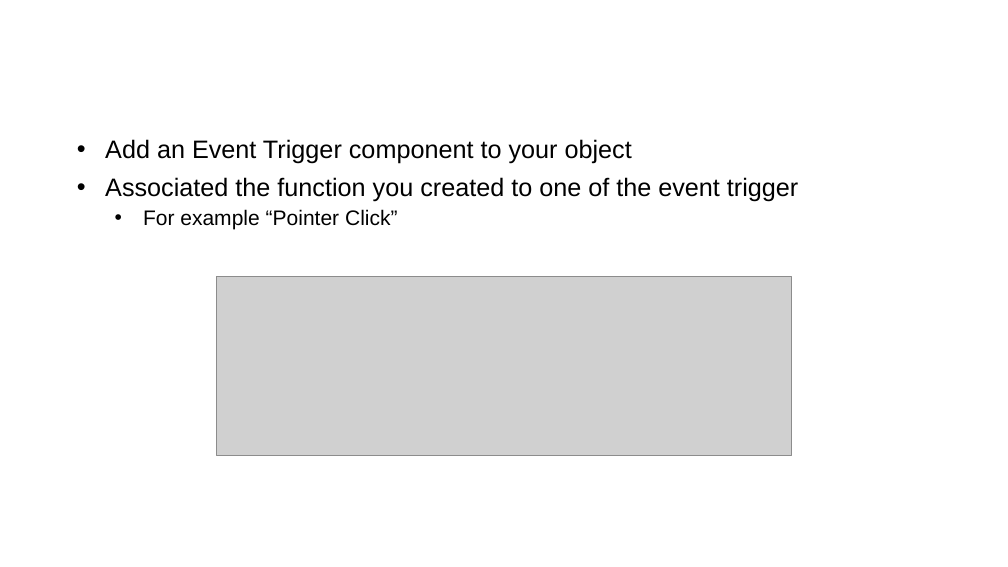
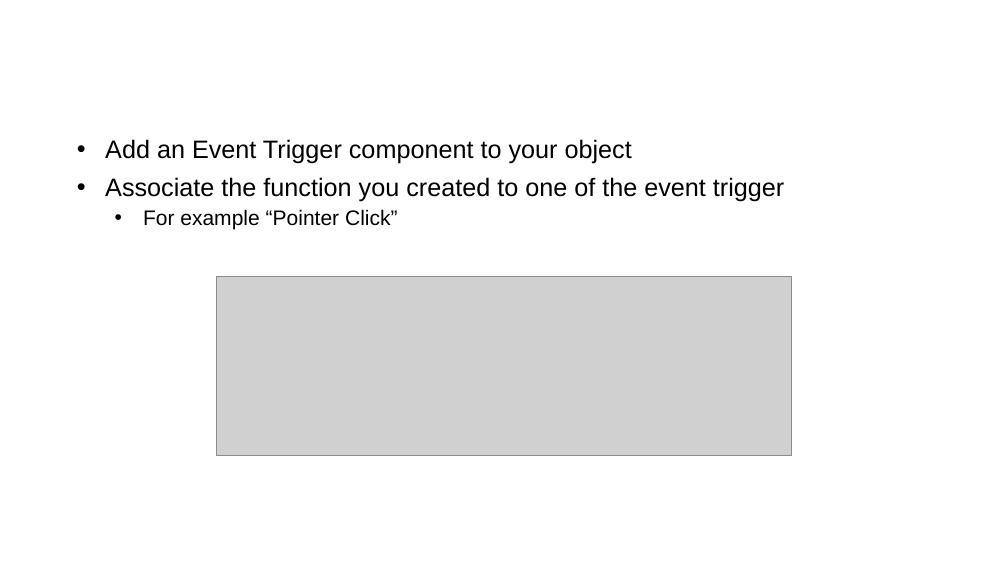
Before and after one commit to SchoolOfGames/SchoolOfGames.github.io, a slide deck: slide 11 of Creating a VR project.pptx. Drawn at 1008x567 pixels with LibreOffice and Linux fonts; fonts in the diff are those of the drawing; grey boxes stand for pictures; background and template pictures are left out. Boxes give left, top, right and bottom in pixels: in the first picture for what was removed or moved away, otherwise in the second. Text is boxed around its words. In the diff, an @@ line names an element or a change of style, - is before the commit and + after.

```diff
--- a/Creating a VR project.pptx
+++ b/Creating a VR project.pptx
@@ text at (105, 177, 784, 202): text changed @@
-• Associated the function you created to one of the event trigger
+• Associate the function you created to one of the event trigger
```
Also in this commit, not shown: 2 other slides changed, 1 slide removed, 3 other files.
